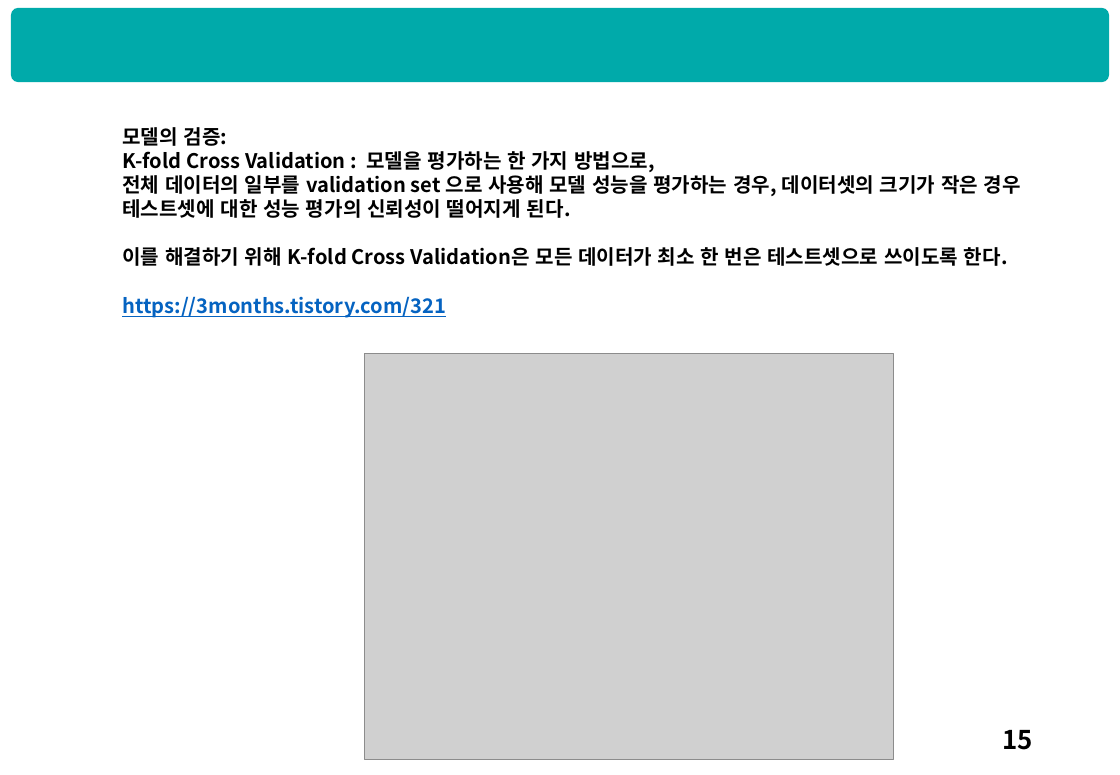
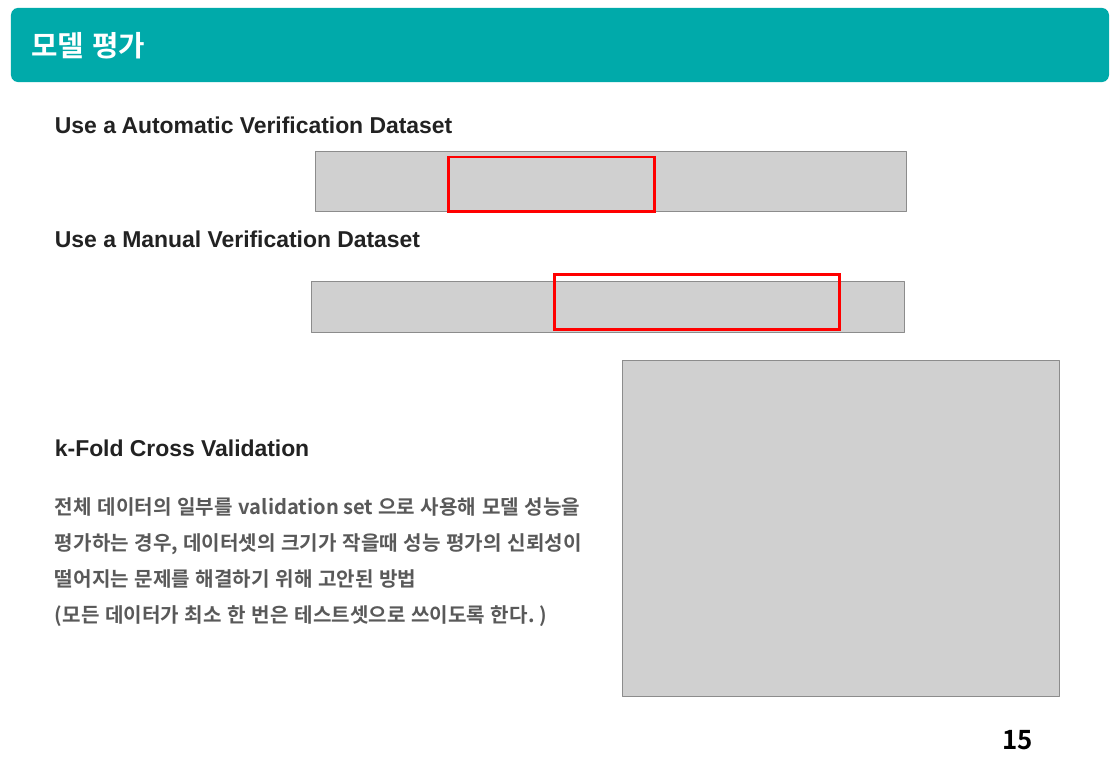
Before and after one commit to HyunQQ/analysis, a slide deck: slide 16 of dnn/dnn_hyunq.pptx. Drawn at 1120x775 pixels with LibreOffice and Linux fonts; fonts in the diff are those of the drawing; grey boxes stand for pictures. Boxes give left, top, right and bottom in pixels: in the first picture for what was removed or moved away, otherwise in the second. Text is boxed around its words. In the diff, an @@ line names an element or a change of style, - is before the commit and + after.

Commit message:
change code and dnn ppt file

```diff
--- a/dnn/dnn_hyunq.pptx
+++ b/dnn/dnn_hyunq.pptx
@@ text added at (31,32,145,59), 20 pt, text #FFFFFF, bold @@
+모델 평가
@@ text added at (55,116,453,134), 16 pt, text #222222, bold @@
+Use a Automatic Verification Dataset
@@ picture added at (315,152,907,212) @@
@@ rectangle added at (449,157,656,212), outline #FF0000 2 pt @@
@@ text added at (55,230,420,248), 16 pt, text #222222, bold @@
+Use a Manual Verification Dataset
@@ picture added at (311,281,905,333) @@
@@ rectangle added at (554,275,840,330), outline #FF0000 2 pt @@
@@ picture: place and size @@
-picture at (365,354,894,760)
+picture at (623,361,1060,697)
@@ text added at (55,439,309,457), 16 pt, text #222222, bold @@
+k-Fold Cross Validation
@@ text at (55,497,582,626): text changed; text colour #000000 to #595959 @@
-모델의 검증:
-K-fold Cross Validation : 모델을 평가하는 한 가지 방법으로,
-전체 데이터의 일부를 validation set 으로 사용해 모델 성능을 평가하는 경우, 데이터셋의 크기가 작은 경우 테스트셋에 대한 성능 평가의 신뢰성이 떨어지게 된다.
-이를 해결하기 위해 K-fold Cross Validation은 모든 데이터가 최소 한 번은 테스트셋으로 쓰이도록 한다.
-https://3months.tistory.com/321
+전체 데이터의 일부를 validation set 으로 사용해 모델 성능을 평가하는 경우, 데이터셋의 크기가 작을때 성능 평가의 신뢰성이 떨어지는 문제를 해결하기 위해 고안된 방법
+(모든 데이터가 최소 한 번은 테스트셋으로 쓰이도록 한다. )
```
Also in this commit, not shown: 1 other file.
